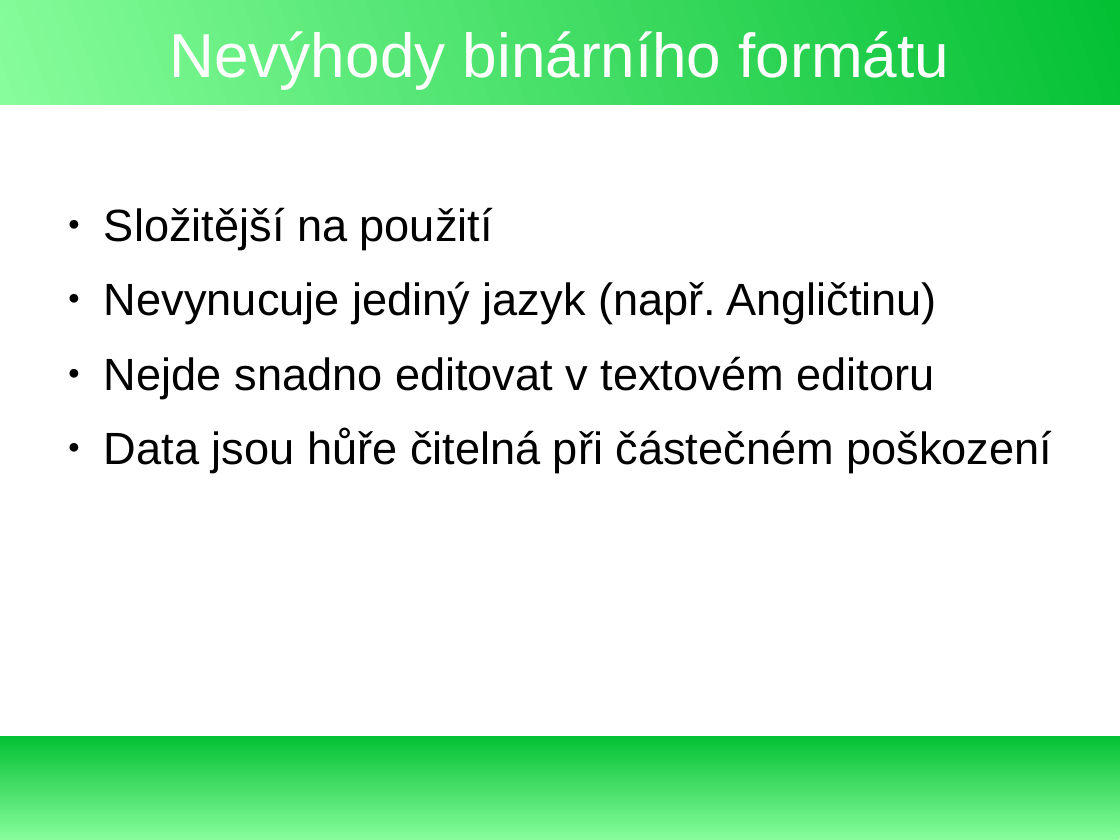
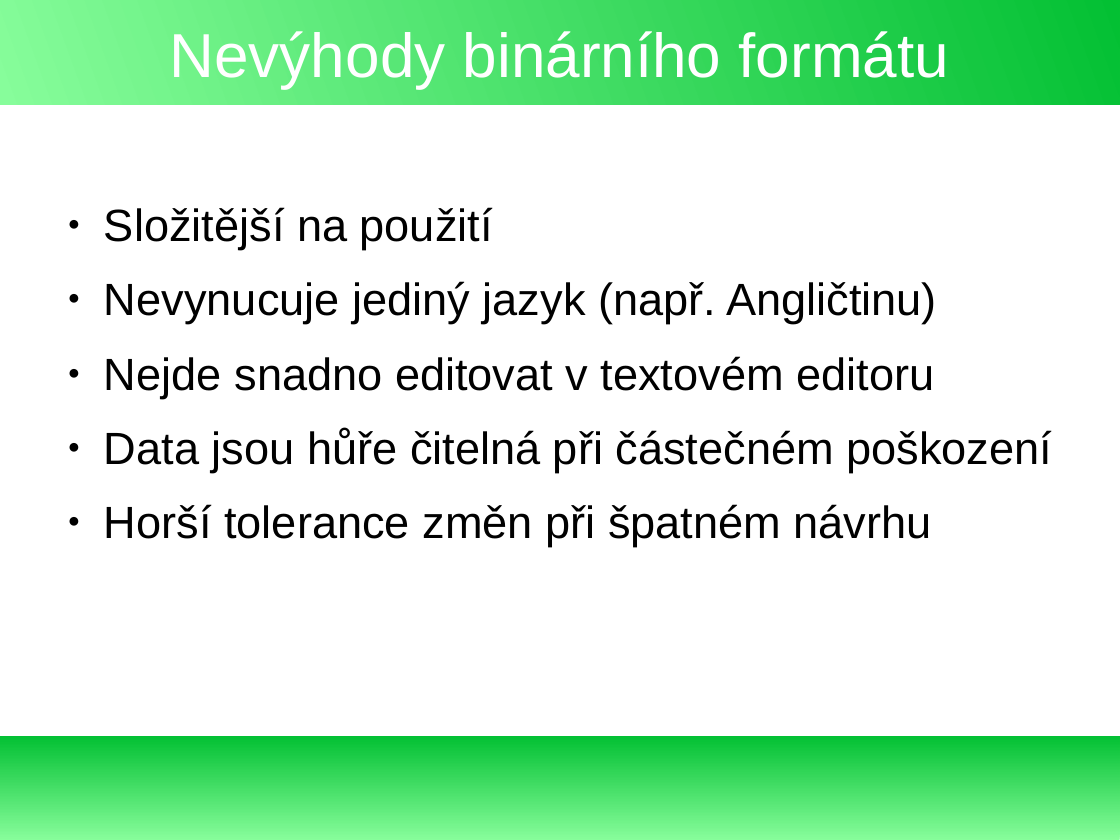
Before and after one commit to exbin/xbup-doc, a slide deck: slide 3 of presentation/binary_concept_cs_CZ.odp (slide 4 before the commit). Drawn at 1120x840 pixels with LibreOffice and Linux fonts; fonts in the diff are those of the drawing. Boxes give left, top, right and bottom in pixels: in the first picture for what was removed or moved away, otherwise in the second. Text is boxed around its words. In the diff, an @@ line names an element or a change of style, - is before the commit and + after.

```diff
--- a/presentation/binary_concept_cs_CZ.odp
+++ b/presentation/binary_concept_cs_CZ.odp
@@ text at [104,504,932,547]: paragraph added @@
+● Horší tolerance změn při špatném návrhu
```
Also in this commit, not shown: 7 other slides changed, 2 slides added.
